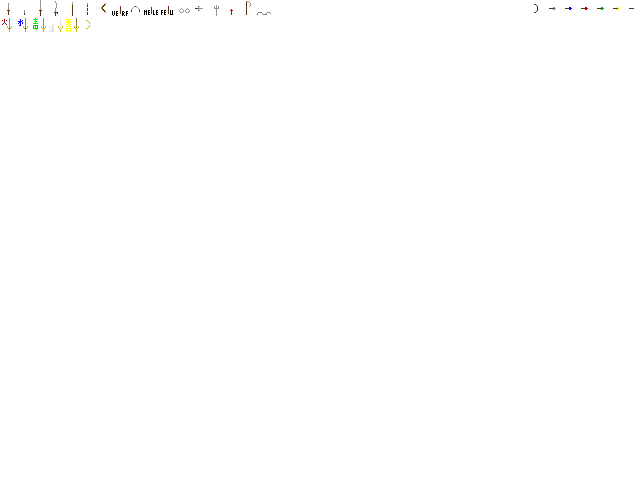
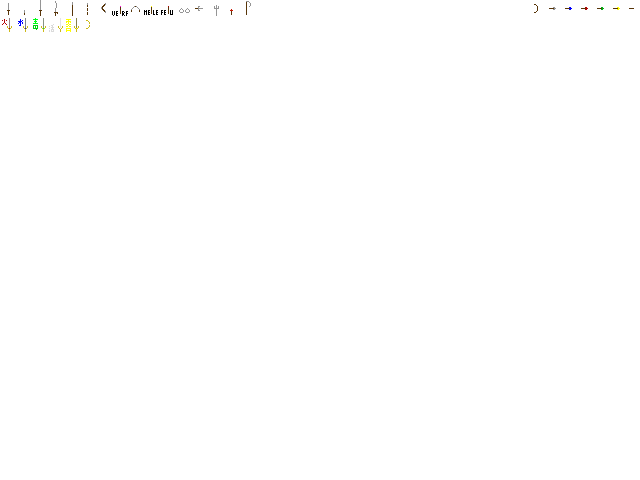
Revision of a layered 640px x 480px image; what changed, layer by layer:
painted on "Hintergrund" over [257, 12, 271, 15]
